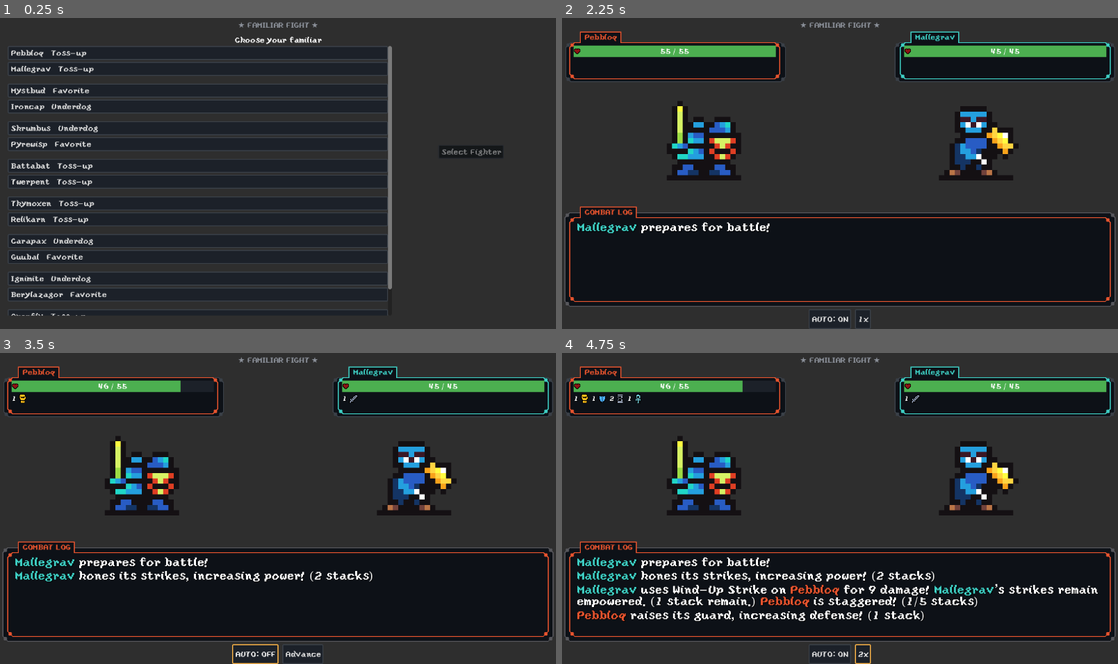
Above: before the commit, frames 1-4 (two rows, left to right).
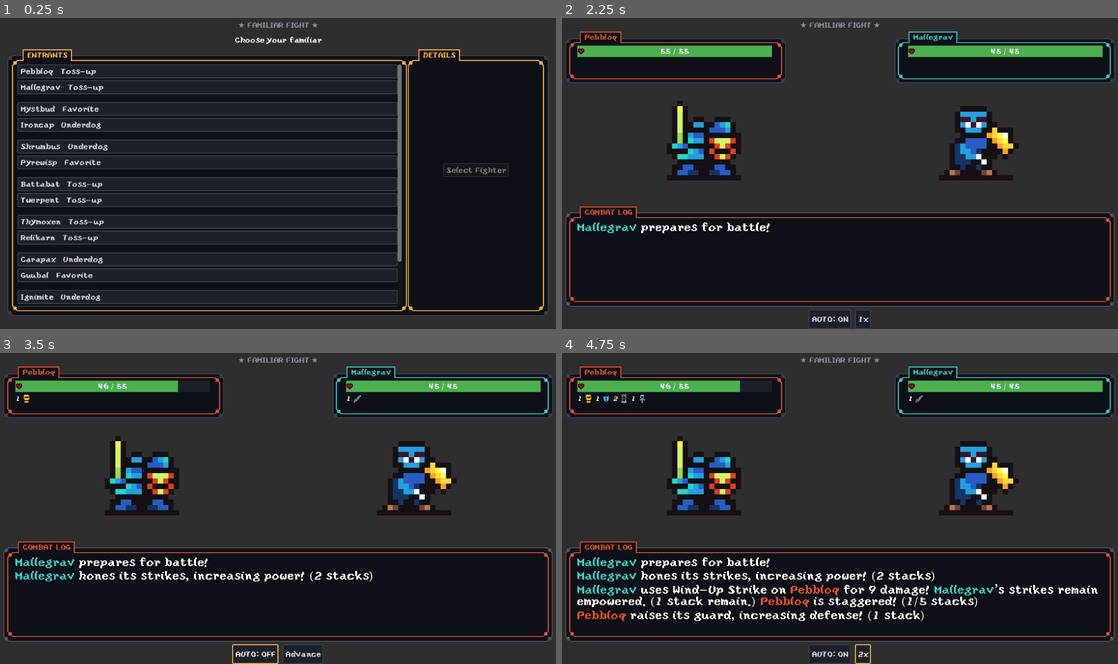
Above: after the commit, the same moments.

Repository: almazancameron/polygonal-pugilists
Game: Godot game, scene res://scenes/battle.tscn
Two runs of this game, one before a commit and one after it. Both use one fixed random seed, a clock stepped at 60 frames per second and the inputs below.
Inputs:
- Up to frame 1 (0.25 s): no input
- Up to frame 2 (2.25 s): click "Pebbloq Toss-up" at 0.5 s; click "Select Fighter" at 1.25 s; click "Begin Combat" at 2 s
- Up to frame 3 (3.5 s): click "AUTO: ON" at 2.75 s
- Up to frame 4 (4.75 s): click "AUTO: OFF" at 3.5 s; click "1x" at 4.25 s

The runs differ from the first frame. In frame 1, 43% of the frame differs, in the area x 1-99%, y 8-96%; in frame 2, 1.5%; in frame 3, 1.6%; in frame 4, 1.7%.

Commit message:
feat: bracket screen reskin -- framed entrant list/details, shared tooltip frame
EntrantScroll and DetailPanel each get the established wrap-in-Control
+ FramedPanel(Background) treatment (border_color = Palette.GOLD_ACCENT,
header_text "ENTRANTS"/"DETAILS"), same pattern as every other
Container-nested panel this pass. DetailPanel also gets a
custom_minimum_size -- previously collapsed to near-zero width before
any entrant was selected (nothing had drawn a border to make the
collapse visible until now).

Both panels then get wrapped a second time in a shared gray OuterFrame
(neutral border_color, no accent) that covers the whole Body area
behind both of them together -- a single outer border framing the
entrant list and detail panel as one unit, rather than each getting
its own.

Tooltips (scenes/tooltip_panel.tscn, shared by every tooltip in the
game) get the same FramedPanel background swap as everywhere else,
plus real inset padding between the text and the drawn border --
PanelContainer gives every direct child (Background included) the
same margin-inset rect, so padding the panel style alone can't create
a gap between the border and the text specifically; fixed by inset-ing
RichTextLabel's own anchors within Content instead, with
TooltipPanel.set_text()'s Content-sizing math updated to match.

Also fixes a real FramedPanel bug this surfaced: a rect at or near
(0,0) size (e.g. a Container child the first frame before it's ever
been laid out) makes the notched-corner polygon self-intersect once
CORNER_CUT exceeds half the rect's own dimensions, which Godot's
triangulator rejects outright ("Invalid polygon data, triangulation
failed"). FramedPanel now skips drawing entirely below a zero size,
and clamps its own corner-cut to at most half of whichever dimension
is smaller otherwise -- protects every existing usage, not just this
screen's new ones.

Co-Authored-By: Claude Sonnet 5 <noreply@anthropic.com>

Diff:
--- a/scenes/battle.tscn
+++ b/scenes/battle.tscn
@@ -165,7 +165,8 @@
 anchor_left = -0.015
 anchor_right = 0.8
 anchor_bottom = 1.0
-offset_bottom = 6.0
+offset_top = -8.0
+offset_bottom = 8.0
 mouse_filter = 2
 script = ExtResource("88_hauko")
 
@@ -173,6 +174,7 @@
 layout_mode = 1
 anchor_right = 0.78
 anchor_bottom = 1.0
+offset_right = 4.0
 mouse_filter = 2
 script = ExtResource("88_hauko")
 border_color = Color(0.91, 0.329, 0.18, 1)
@@ -182,9 +184,9 @@
 anchors_preset = -1
 anchor_right = 0.78
 anchor_bottom = 1.0
-offset_left = 8.0
+offset_left = 16.0
 offset_top = 6.0
-offset_right = -8.0
+offset_right = -16.0
 offset_bottom = -6.0
 size_flags_horizontal = 3
 
@@ -198,6 +200,7 @@
 [node name="StatusRow" parent="Panels/PlayerPanel/Content" unique_id=42082652 instance=ExtResource("7_yahae")]
 custom_minimum_size = Vector2(0, 22)
 layout_mode = 2
+size_flags_vertical = 3
 
 [node name="EnemyPanel" type="Control" parent="Panels" unique_id=1049994733]
 layout_mode = 2
@@ -208,7 +211,8 @@
 anchor_left = 0.2
 anchor_right = 1.015
 anchor_bottom = 1.0
-offset_bottom = 6.0
+offset_top = -8.0
+offset_bottom = 8.0
 mouse_filter = 2
 script = ExtResource("88_hauko")
 
@@ -217,6 +221,7 @@
 anchor_left = 0.22
 anchor_right = 1.0
 anchor_bottom = 1.0
+offset_left = -4.0
 mouse_filter = 2
 script = ExtResource("88_hauko")
 border_color = Color(0.243, 0.812, 0.769, 1)
@@ -227,9 +232,9 @@
 anchor_left = 0.22
 anchor_right = 1.0
 anchor_bottom = 1.0
-offset_left = 8.0
+offset_left = 16.0
 offset_top = 6.0
-offset_right = -8.0
+offset_right = -16.0
 offset_bottom = -6.0
 size_flags_horizontal = 3
 
@@ -243,15 +248,16 @@
 [node name="StatusRow" parent="Panels/EnemyPanel/Content" unique_id=1299416147 instance=ExtResource("7_yahae")]
 custom_minimum_size = Vector2(0, 22)
 layout_mode = 2
+size_flags_vertical = 3
 
 [node name="LogOuterFrame" type="Control" parent="." unique_id=700371262]
 layout_mode = 1
 anchor_top = 0.601
 anchor_right = 1.0
 anchor_bottom = 1.0
-offset_left = 6.0
+offset_left = 8.0
 offset_top = 18.0
-offset_right = -6.0
+offset_right = -8.0
 offset_bottom = -47.0
 mouse_filter = 2
 script = ExtResource("88_hauko")
@@ -444,6 +450,7 @@
 offset_top = 40.0
 offset_right = -16.0
 offset_bottom = 620.0
+theme_override_constants/separation = 24
 script = ExtResource("85_cqddr")
 
 [node name="TitleLabel" type="Label" parent="BracketScreen" unique_id=854426622]
@@ -451,47 +458,122 @@
 text = "Choose your familiar"
 horizontal_alignment = 1
 
-[node name="Body" type="HBoxContainer" parent="BracketScreen" unique_id=1658176427]
-layout_mode = 2
-size_flags_vertical = 3
-
-[node name="EntrantScroll" type="ScrollContainer" parent="BracketScreen/Body" unique_id=1751780073]
-layout_mode = 2
-size_flags_horizontal = 3
-size_flags_vertical = 3
-
-[node name="EntrantList" type="VBoxContainer" parent="BracketScreen/Body/EntrantScroll" unique_id=157412023]
-layout_mode = 2
-size_flags_horizontal = 3
-
-[node name="DetailPanel" type="VBoxContainer" parent="BracketScreen/Body" unique_id=1850694439]
+[node name="Body" type="Control" parent="BracketScreen" unique_id=1946195015]
+layout_mode = 2
+size_flags_horizontal = 3
+size_flags_vertical = 3
+
+[node name="OuterFrame" type="Control" parent="BracketScreen/Body" unique_id=1368757903]
+layout_mode = 1
+anchors_preset = 15
+anchor_right = 1.0
+anchor_bottom = 1.0
+grow_horizontal = 2
+grow_vertical = 2
+mouse_filter = 2
+script = ExtResource("88_hauko")
+
+[node name="Content" type="HBoxContainer" parent="BracketScreen/Body" unique_id=1658176427]
+layout_mode = 1
+anchors_preset = 15
+anchor_right = 1.0
+anchor_bottom = 1.0
+offset_left = 10.0
+offset_top = 10.0
+offset_right = -10.0
+offset_bottom = -10.0
+grow_horizontal = 2
+grow_vertical = 2
+size_flags_vertical = 3
+
+[node name="EntrantScroll" type="Control" parent="BracketScreen/Body/Content" unique_id=1346090378]
+layout_mode = 2
+size_flags_horizontal = 3
+size_flags_vertical = 3
+
+[node name="Background" type="Control" parent="BracketScreen/Body/Content/EntrantScroll" unique_id=1411202320]
+layout_mode = 1
+anchors_preset = 15
+anchor_right = 1.0
+anchor_bottom = 1.0
+grow_horizontal = 2
+grow_vertical = 2
+mouse_filter = 2
+script = ExtResource("88_hauko")
+border_color = Color(1, 0.714, 0.282, 1)
+header_text = "ENTRANTS"
+
+[node name="Content" type="ScrollContainer" parent="BracketScreen/Body/Content/EntrantScroll" unique_id=1751780073]
+layout_mode = 1
+anchors_preset = 15
+anchor_right = 1.0
+anchor_bottom = 1.0
+offset_left = 10.0
+offset_top = 8.0
+offset_right = -10.0
+offset_bottom = -8.0
+grow_horizontal = 2
+grow_vertical = 2
+size_flags_horizontal = 3
+size_flags_vertical = 3
+
+[node name="EntrantList" type="VBoxContainer" parent="BracketScreen/Body/Content/EntrantScroll/Content" unique_id=157412023]
+layout_mode = 2
+size_flags_horizontal = 3
+
+[node name="DetailPanel" type="Control" parent="BracketScreen/Body/Content" unique_id=2042057886]
+custom_minimum_size = Vector2(280, 0)
+layout_mode = 2
+
+[node name="Background" type="Control" parent="BracketScreen/Body/Content/DetailPanel" unique_id=2147035683]
+layout_mode = 1
+anchors_preset = 15
+anchor_right = 1.0
+anchor_bottom = 1.0
+grow_horizontal = 2
+grow_vertical = 2
+mouse_filter = 2
+script = ExtResource("88_hauko")
+border_color = Color(1, 0.714, 0.282, 1)
+header_text = "DETAILS"
+
+[node name="Content" type="VBoxContainer" parent="BracketScreen/Body/Content/DetailPanel" unique_id=1850694439]
 custom_minimum_size = Vector2(320, 0)
-layout_mode = 2
-
-[node name="DetailName" type="Label" parent="BracketScreen/Body/DetailPanel" unique_id=12517013]
-layout_mode = 2
-
-[node name="DetailPortrait" type="TextureRect" parent="BracketScreen/Body/DetailPanel" unique_id=1227340989]
+layout_mode = 1
+anchors_preset = 15
+anchor_right = 1.0
+anchor_bottom = 1.0
+offset_left = 10.0
+offset_top = 8.0
+offset_right = -10.0
+offset_bottom = -8.0
+grow_horizontal = 2
+grow_vertical = 2
+
+[node name="DetailName" type="Label" parent="BracketScreen/Body/Content/DetailPanel/Content" unique_id=12517013]
+layout_mode = 2
+
+[node name="DetailPortrait" type="TextureRect" parent="BracketScreen/Body/Content/DetailPanel/Content" unique_id=1227340989]
 custom_minimum_size = Vector2(96, 96)
 layout_mode = 2
 size_flags_horizontal = 4
 stretch_mode = 5
 
-[node name="DetailTags" type="Label" parent="BracketScreen/Body/DetailPanel" unique_id=1608955013]
+[node name="DetailTags" type="Label" parent="BracketScreen/Body/Content/DetailPanel/Content" unique_id=1608955013]
 layout_mode = 2
 autowrap_mode = 2
 
-[node name="DetailStats" type="Label" parent="BracketScreen/Body/DetailPanel" unique_id=1181272063]
-layout_mode = 2
-
-[node name="DetailTechniques" type="Label" parent="BracketScreen/Body/DetailPanel" unique_id=610959949]
+[node name="DetailStats" type="Label" parent="BracketScreen/Body/Content/DetailPanel/Content" unique_id=1181272063]
+layout_mode = 2
+
+[node name="DetailTechniques" type="Label" parent="BracketScreen/Body/Content/DetailPanel/Content" unique_id=610959949]
 layout_mode = 2
 autowrap_mode = 2
 
-[node name="DetailOdds" type="Label" parent="BracketScreen/Body/DetailPanel" unique_id=739501460]
-layout_mode = 2
-
-[node name="SelectButton" type="Button" parent="BracketScreen/Body/DetailPanel" unique_id=795626927]
+[node name="DetailOdds" type="Label" parent="BracketScreen/Body/Content/DetailPanel/Content" unique_id=739501460]
+layout_mode = 2
+
+[node name="SelectButton" type="Button" parent="BracketScreen/Body/Content/DetailPanel/Content" unique_id=795626927]
 layout_mode = 2
 size_flags_horizontal = 4
 text = "Select Fighter"
--- a/scenes/tooltip_panel.tscn
+++ b/scenes/tooltip_panel.tscn
@@ -1,10 +1,23 @@
 [gd_scene format=3 uid="uid://dq7cm2t656s7y"]
 
 [ext_resource type="Script" uid="uid://cpoocf6py0tto" path="res://scripts/tooltip_panel.gd" id="1_5atpf"]
+[ext_resource type="Script" uid="uid://cvo873bi5qd0q" path="res://scripts/ui/framed_panel.gd" id="2_u6ryj"]
+
+[sub_resource type="StyleBoxEmpty" id="StyleBoxEmpty_u6ryj"]
+content_margin_left = 8.0
+content_margin_top = 8.0
+content_margin_right = 8.0
+content_margin_bottom = 8.0
 
 [node name="TooltipPanel" type="PanelContainer" unique_id=733801476]
 custom_minimum_size = Vector2(0, 32)
+theme_override_styles/panel = SubResource("StyleBoxEmpty_u6ryj")
 script = ExtResource("1_5atpf")
+
+[node name="Background" type="Control" parent="." unique_id=773098275]
+layout_mode = 2
+mouse_filter = 2
+script = ExtResource("2_u6ryj")
 
 [node name="Content" type="Control" parent="." unique_id=1604412215]
 layout_mode = 2
@@ -16,6 +29,10 @@
 anchors_preset = 15
 anchor_right = 1.0
 anchor_bottom = 1.0
+offset_left = 6.0
+offset_top = 6.0
+offset_right = -6.0
+offset_bottom = -6.0
 grow_horizontal = 2
 grow_vertical = 2
 mouse_filter = 1
--- a/scripts/bracket/bracket_screen.gd
+++ b/scripts/bracket/bracket_screen.gd
@@ -16,14 +16,14 @@
 signal dismissed
 
 @onready var title_label: Label = $TitleLabel
-@onready var entrant_list: VBoxContainer = $Body/EntrantScroll/EntrantList
-@onready var detail_name: Label = $Body/DetailPanel/DetailName
-@onready var detail_portrait: TextureRect = $Body/DetailPanel/DetailPortrait
-@onready var detail_tags: Label = $Body/DetailPanel/DetailTags
-@onready var detail_stats: Label = $Body/DetailPanel/DetailStats
-@onready var detail_techniques: Label = $Body/DetailPanel/DetailTechniques
-@onready var detail_odds: Label = $Body/DetailPanel/DetailOdds
-@onready var select_button: Button = $Body/DetailPanel/SelectButton
+@onready var entrant_list: VBoxContainer = $Body/Content/EntrantScroll/Content/EntrantList
+@onready var detail_name: Label = $Body/Content/DetailPanel/Content/DetailName
+@onready var detail_portrait: TextureRect = $Body/Content/DetailPanel/Content/DetailPortrait
+@onready var detail_tags: Label = $Body/Content/DetailPanel/Content/DetailTags
+@onready var detail_stats: Label = $Body/Content/DetailPanel/Content/DetailStats
+@onready var detail_techniques: Label = $Body/Content/DetailPanel/Content/DetailTechniques
+@onready var detail_odds: Label = $Body/Content/DetailPanel/Content/DetailOdds
+@onready var select_button: Button = $Body/Content/DetailPanel/Content/SelectButton
 @onready var continue_button: Button = $ContinueButton
 
 var tooltip_layer: TooltipLayer
--- a/scripts/tooltip_panel.gd
+++ b/scripts/tooltip_panel.gd
@@ -10,6 +10,13 @@
 
 @onready var content_label: RichTextLabel = $Content/RichTextLabel
 @onready var close_button: Button = $Content/CloseButton
+
+## Matches RichTextLabel's own offset_left/top/right/bottom in
+## tooltip_panel.tscn -- the gap between its text and Background's drawn
+## border, which PanelContainer's own panel-style margin can't provide
+## since it insets every direct child (Background included) by the same
+## amount rather than padding Content relative to Background.
+const TEXT_INSET: float = 6.0
 
 var pinned: bool = false
 
@@ -68,7 +75,8 @@
 	content_label.text = text
 	var content: Control = content_label.get_parent()
 	content.custom_minimum_size = Vector2(
-		content_label.custom_minimum_size.x, content_label.get_minimum_size().y
+		content_label.custom_minimum_size.x + TEXT_INSET * 2,
+		content_label.get_minimum_size().y + TEXT_INSET * 2
 	)
 
 ## Switches between a plain transient tooltip (no close button, not
--- a/scripts/ui/framed_panel.gd
+++ b/scripts/ui/framed_panel.gd
@@ -62,6 +62,15 @@
 	_header_label.vertical_alignment = VERTICAL_ALIGNMENT_CENTER
 
 func _draw() -> void:
+	# A zero/near-zero rect (e.g. one frame before a Container first lays out
+	# its children, or a screen that's currently hidden) produces a
+	# self-intersecting notch polygon once CORNER_CUT exceeds half the
+	# rect's own size -- Godot's triangulator rejects that outright
+	# ("Invalid polygon data, triangulation failed"). Skip drawing entirely
+	# rather than draw garbage for one frame.
+	if size.x <= 0.0 or size.y <= 0.0:
+		return
+
 	var rect := Rect2(Vector2.ZERO, size)
 	var has_header: bool = header_text != ""
 	var header_width: float = 0.0
@@ -95,7 +104,9 @@
 ## rectangular tab cut upward out of the top edge (left-aligned, just
 ## inside the top-left notch) for the header label to sit in.
 func _outline_points(rect: Rect2, has_header: bool, header_width: float) -> Array[Vector2]:
-	var c := CORNER_CUT
+	# Clamped so a rect smaller than 2*CORNER_CUT in either dimension can't
+	# push the notch points past each other into a self-intersecting polygon.
+	var c := minf(CORNER_CUT, minf(rect.size.x, rect.size.y) / 2.0)
 	var points: Array[Vector2] = [
 		Vector2(rect.position.x, rect.position.y + c),
 		Vector2(rect.position.x + c, rect.position.y),
